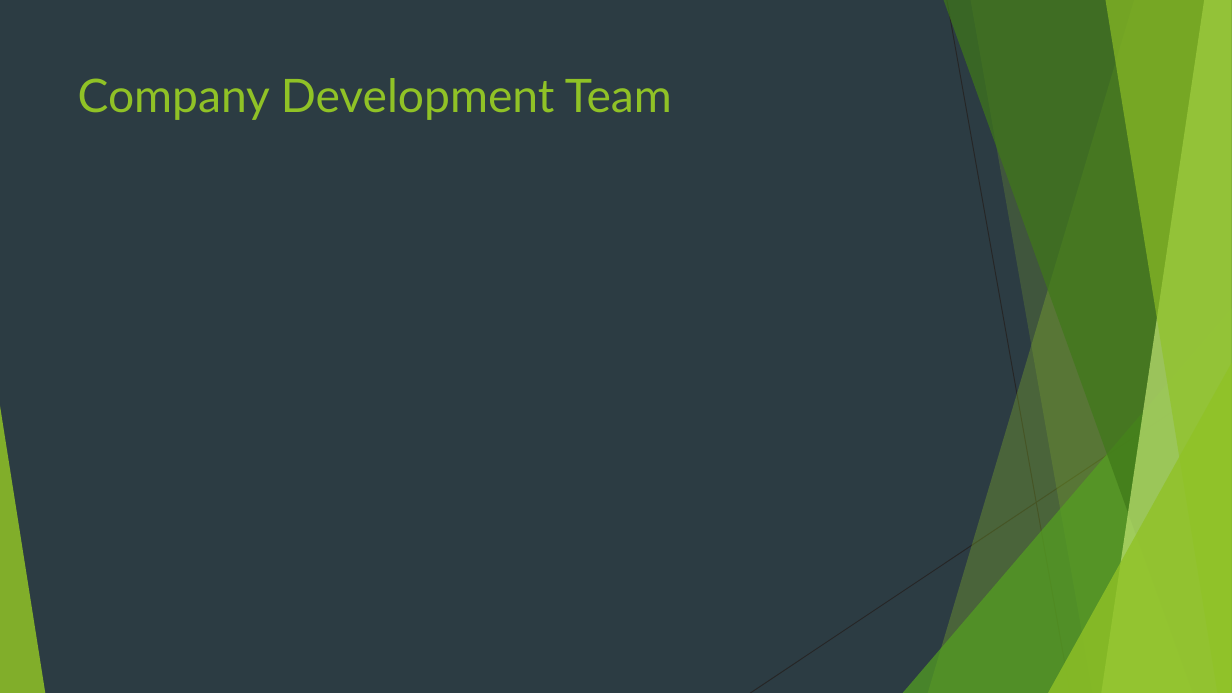
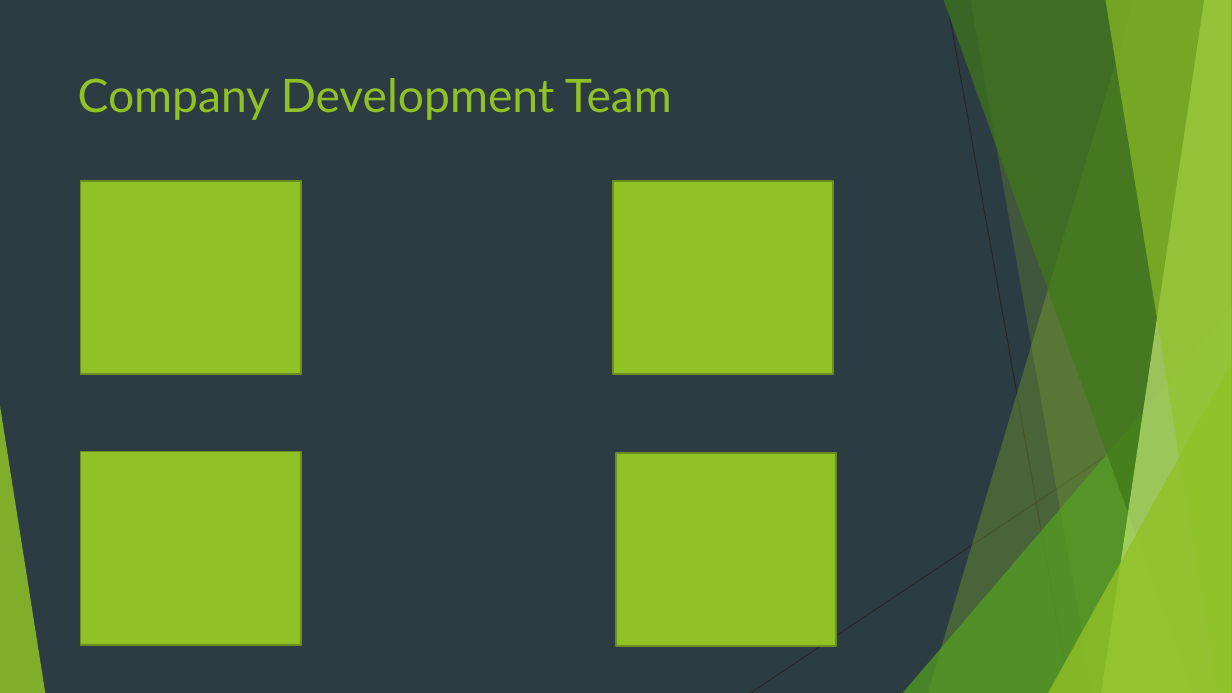
Before and after one commit to Pilokio/Tranzfuser, a slide deck: slide 3 of Virtual Pitch Presentation/Pitch.pptx. Drawn at 1232x693 pixels with LibreOffice and Linux fonts; fonts in the diff are those of the drawing. Boxes give left, top, right and bottom in pixels: in the first picture for what was removed or moved away, otherwise in the second. Text is boxed around its words. In the diff, an @@ line names an element or a change of style, - is before the commit and + after.

```diff
--- a/Virtual Pitch Presentation/Pitch.pptx
+++ b/Virtual Pitch Presentation/Pitch.pptx
@@ rectangle added at [80,181,301,374], fill #90C226, outline #6B901C 1.5 pt @@
@@ rectangle added at [613,181,834,374], fill #90C226, outline #6B901C 1.5 pt @@
@@ rectangle added at [80,452,301,645], fill #90C226, outline #6B901C 1.5 pt @@
@@ rectangle added at [616,453,837,646], fill #90C226, outline #6B901C 1.5 pt @@
```
Also in this commit, not shown: 4 other slides changed, 2 slides added, 1 slide removed, 1 other file.
